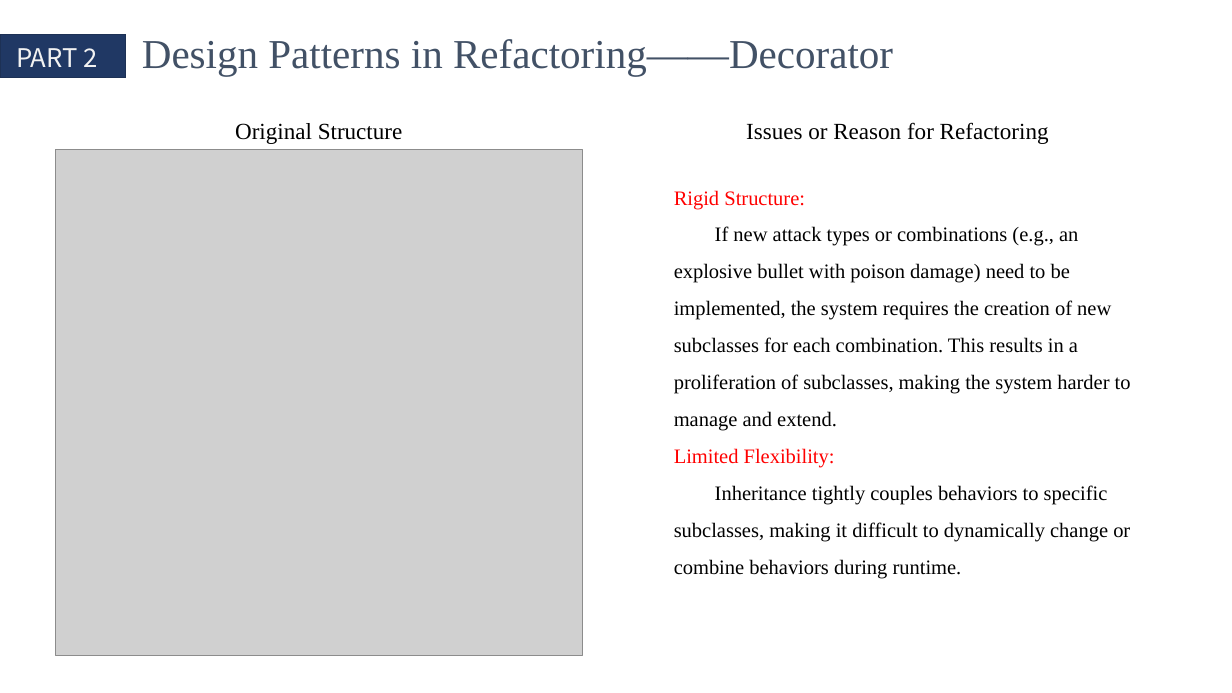
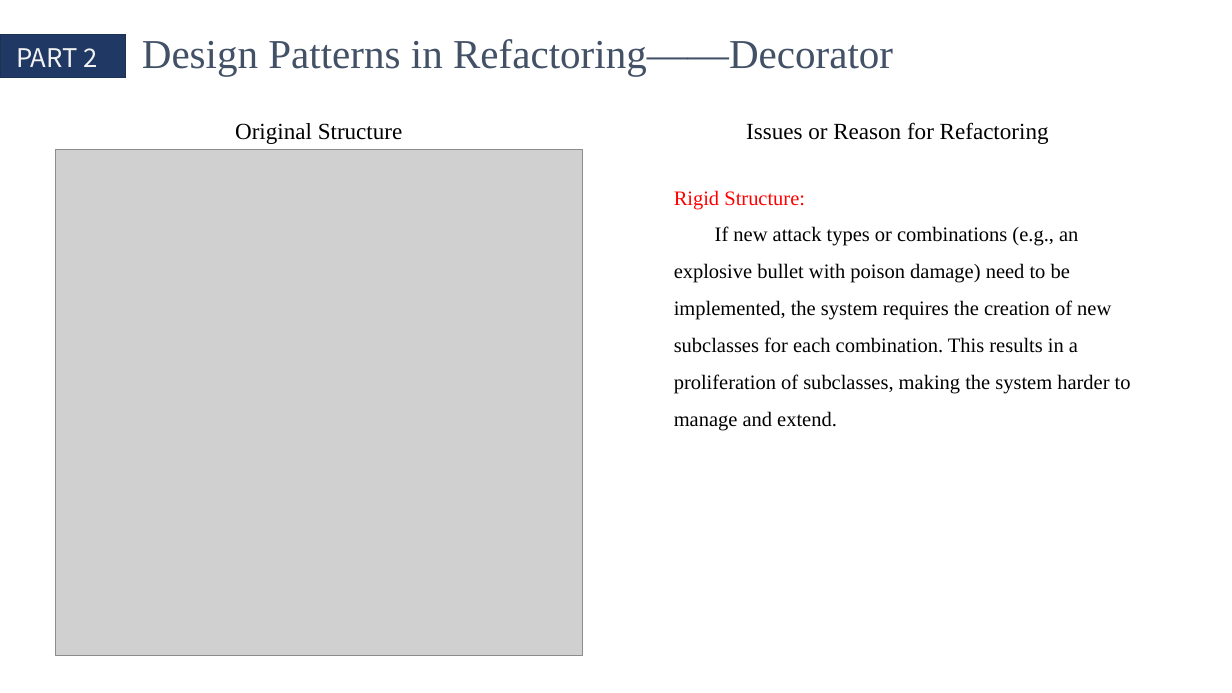
Before and after one commit to QinCheng0928/Cocos2d, a slide deck: slide 11 of 文档/DesignPattern.pptx (slide 9 before the commit). Drawn at 1232x693 pixels with LibreOffice and Linux fonts; fonts in the diff are those of the drawing; grey boxes stand for pictures. Boxes give left, top, right and bottom in pixels: in the first picture for what was removed or moved away, otherwise in the second. Text is boxed around its words. In the diff, an @@ line names an element or a change of style, - is before the commit and + after.

```diff
--- a/文档/DesignPattern.pptx
+++ b/文档/DesignPattern.pptx
@@ text at <box>674,448,1130,579</box>: paragraphs removed @@
-Limited Flexibility:
-Inheritance tightly couples behaviors to specific subclasses, making it difficult to dynamically change or combine behaviors during runtime.
```
Also in this commit, not shown: 6 other slides changed.
